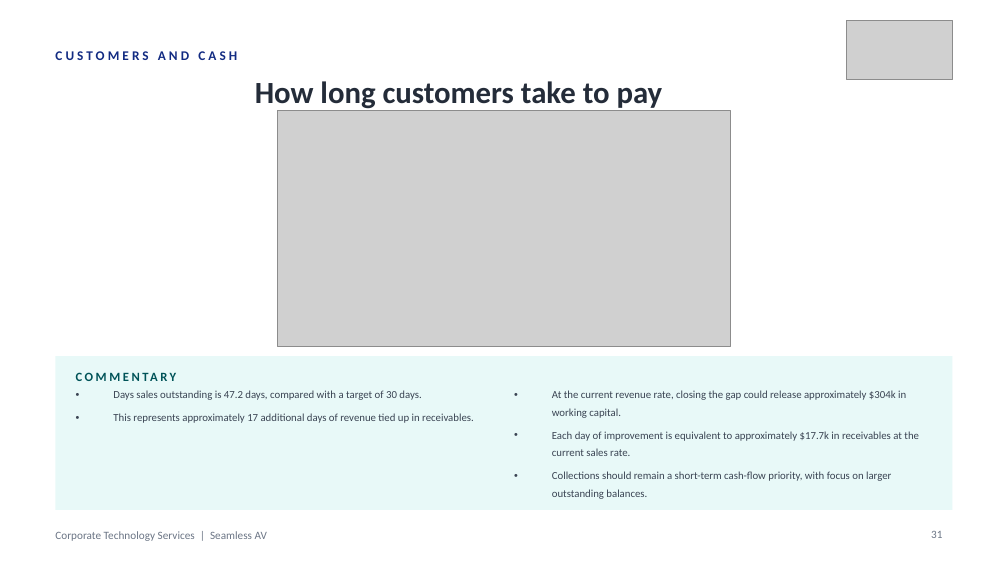
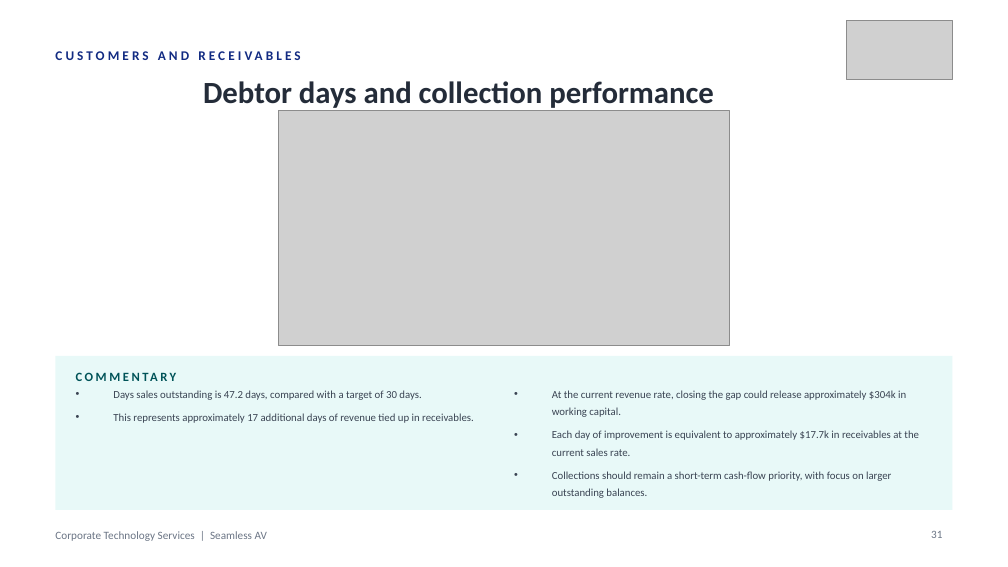
Before and after one commit to WesleyNelson-O33/Claude, a slide deck: slide 31 of deck/CTS Monthly Business Review - 30092026.pptx. Drawn at 1008x567 pixels with LibreOffice and Linux fonts; fonts in the diff are those of the drawing; grey boxes stand for pictures. Boxes give left, top, right and bottom in pixels: in the first picture for what was removed or moved away, otherwise in the second. Text is boxed around its words. In the diff, an @@ line names an element or a change of style, - is before the commit and + after.

```diff
--- a/deck/CTS Monthly Business Review - 30092026.pptx
+++ b/deck/CTS Monthly Business Review - 30092026.pptx
@@ text at (158,51,189,60): text changed @@
-CUSTOMERS AND CASH
+CUSTOMERS AND RECEIVABLES
@@ text at (203,81,714,111): text changed @@
-How long customers take to pay
+Debtor days and collection performance
```
Also in this commit, not shown: 36 other slides changed, 3 other files.
